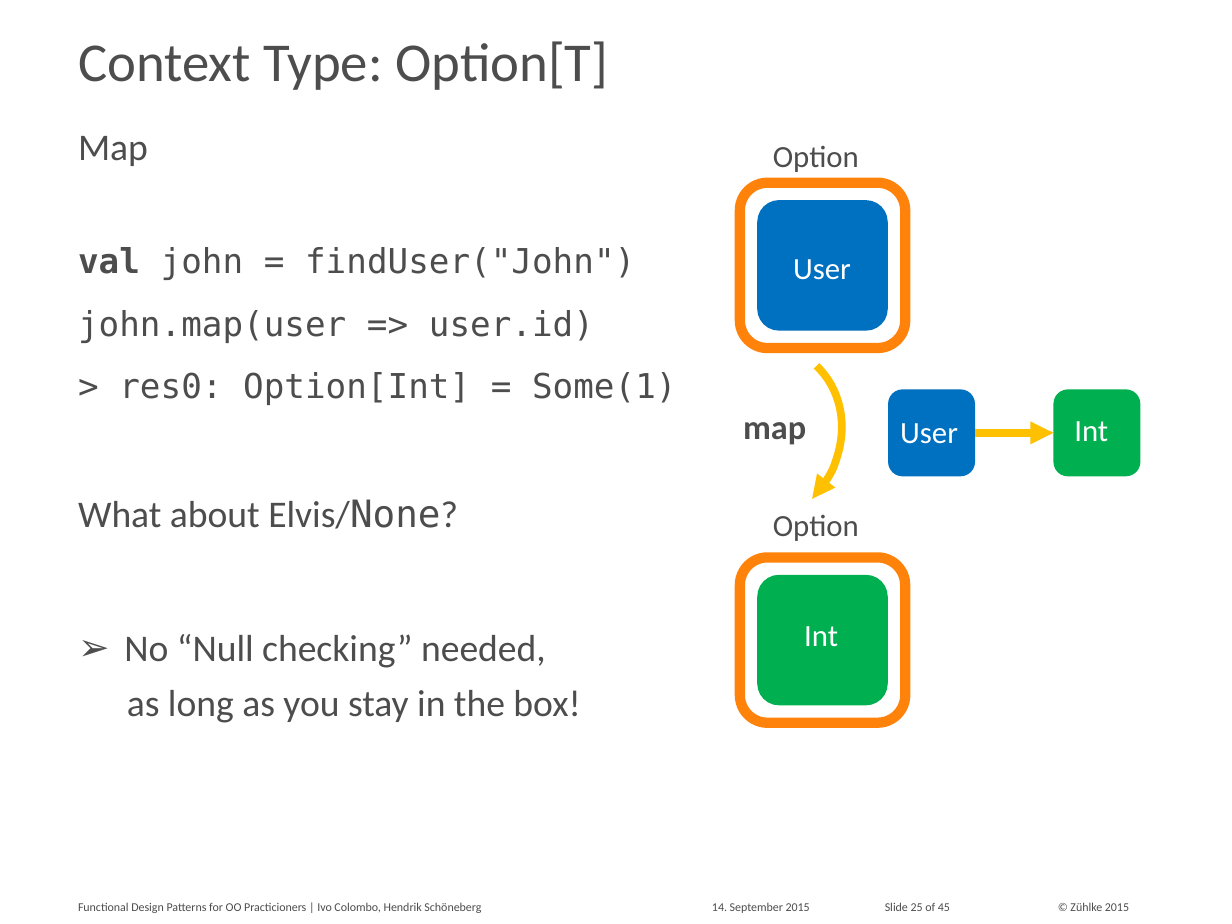
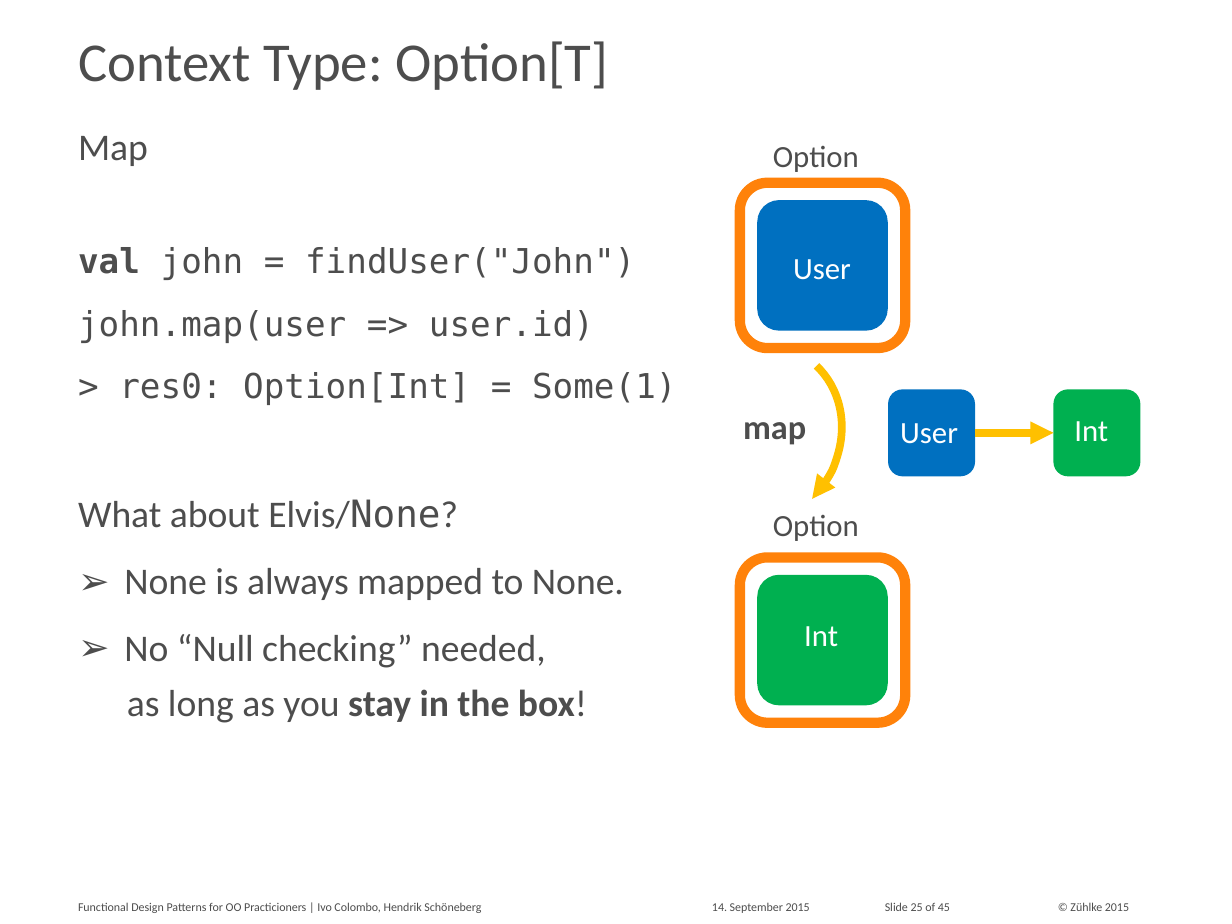
Before and after one commit to aax/zdays-fp-patterns, a slide deck: slide 25 of Functional Design Patterns for OO Practitioners.pptx. Drawn at 1232x924 pixels with LibreOffice and Linux fonts; fonts in the diff are those of the drawing. Boxes give left, top, right and bottom in pixels: in the first picture for what was removed or moved away, otherwise in the second. Text is boxed around its words. In the diff, an @@ line names an element or a change of style, - is before the commit and + after.

```diff
--- a/Functional Design Patterns for OO Practitioners.pptx
+++ b/Functional Design Patterns for OO Practitioners.pptx
@@ text at (124, 568, 624, 600): paragraph added @@
+➢ None is always mapped to None.
@@ text at (127, 689, 587, 723): bold on in "stay in the box!" @@
```
Also in this commit, not shown: 20 other slides changed, 1 other file.
